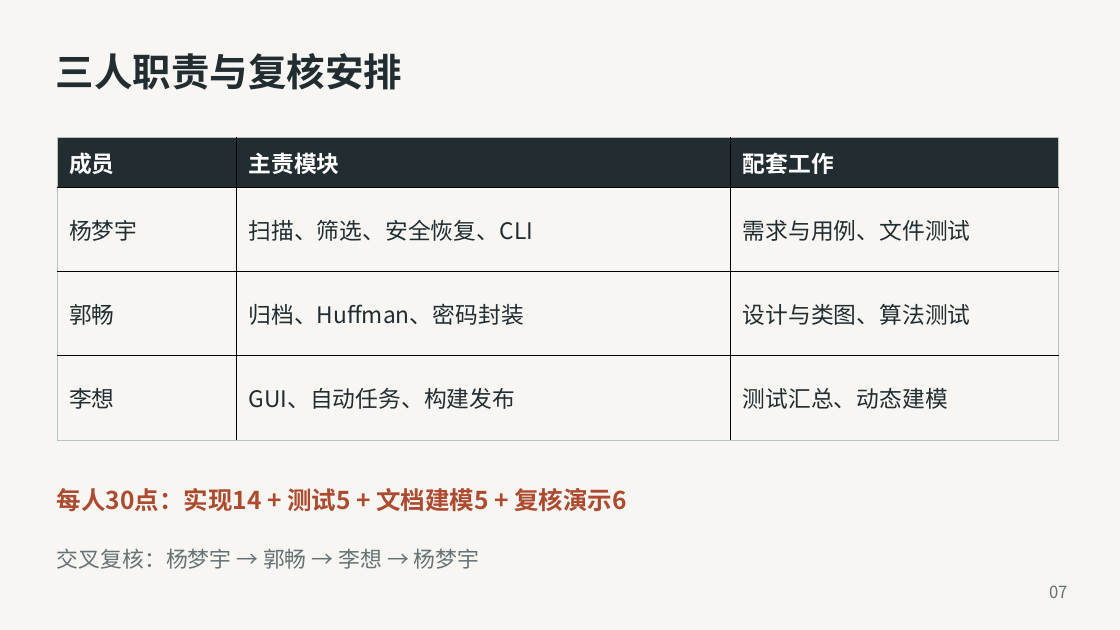
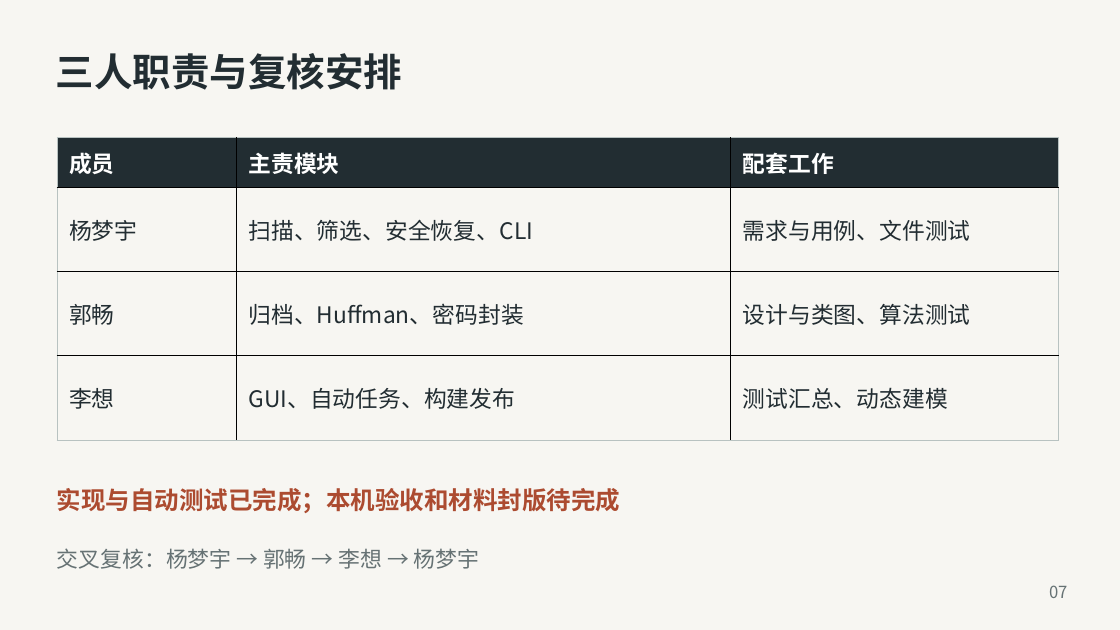
Before and after one commit to Peregrinate-PG/SquirrelBackup, a slide deck: slide 7 of presentations/第3组_松鼠备份_答辩.pptx. Drawn at 1120x630 pixels with LibreOffice and Linux fonts; fonts in the diff are those of the drawing. Boxes give left, top, right and bottom in pixels: in the first picture for what was removed or moved away, otherwise in the second. Text is boxed around its words. In the diff, an @@ line names an element or a change of style, - is before the commit and + after.

```diff
--- a/presentations/第3组_松鼠备份_答辩.pptx
+++ b/presentations/第3组_松鼠备份_答辩.pptx
@@ text at [57, 488, 621, 513]: text changed @@
-每人30点：实现14 + 测试5 + 文档建模5 + 复核演示6
+实现与自动测试已完成；本机验收和材料封版待完成
```
Also in this commit, not shown: 2 other slides changed, 10 other files.
